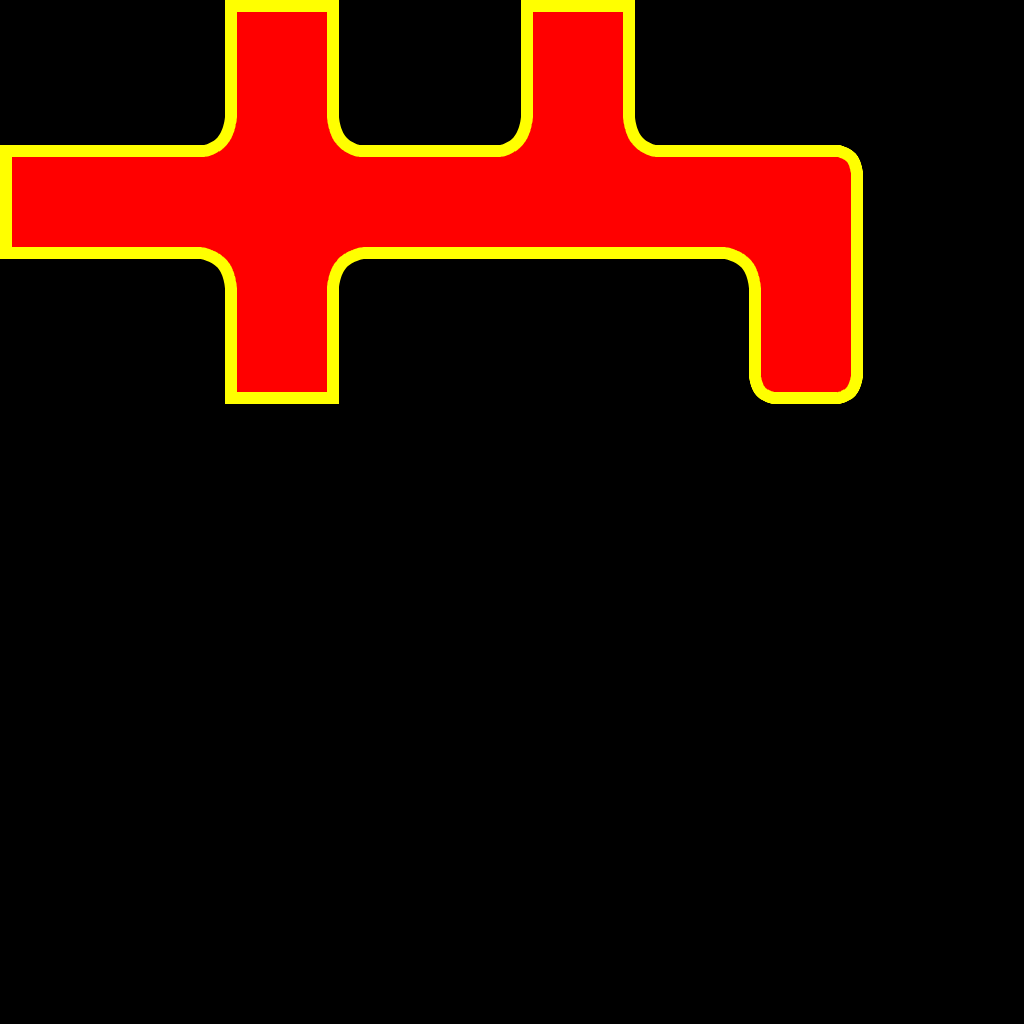
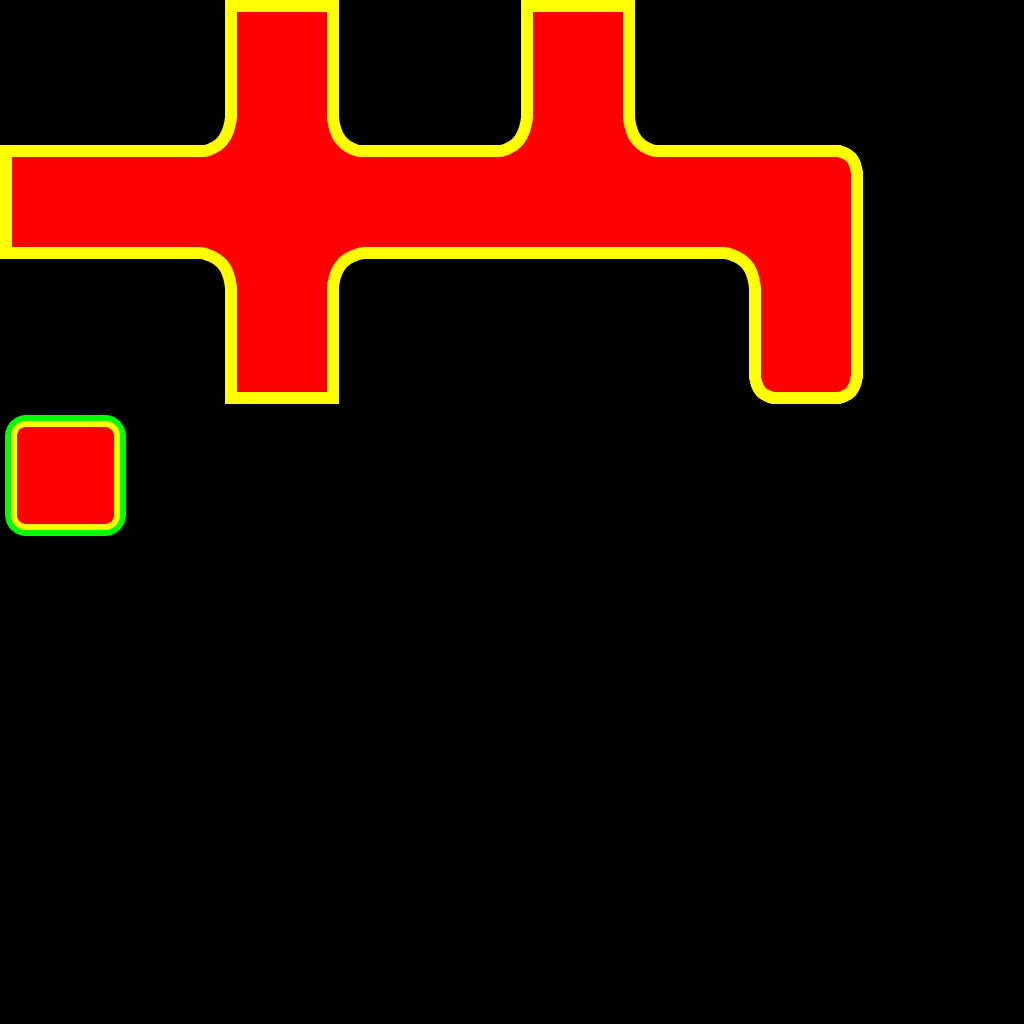
Layers edited between the first and the second 1024x1024 image:
painted on "Layer 8" over 5, 415, 126, 536
removed group "Folder 2" (3 layers) over 5, 415, 126, 536
renamed "Layer 2" to "Streets", showed it, moved it into group "RedChannel", painted on it, masked it over 5, 415, 126, 536
